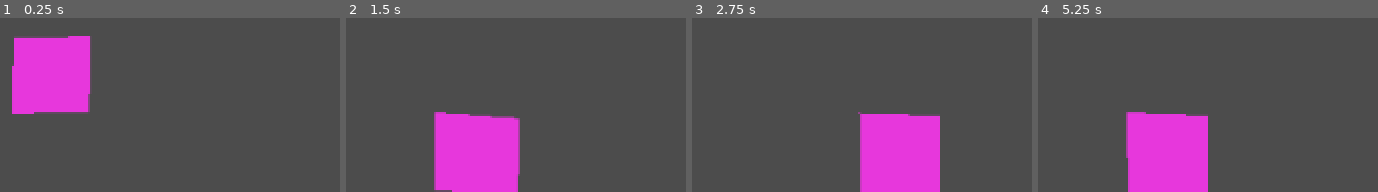
Above: before the commit, frames 1-4 (left to right).
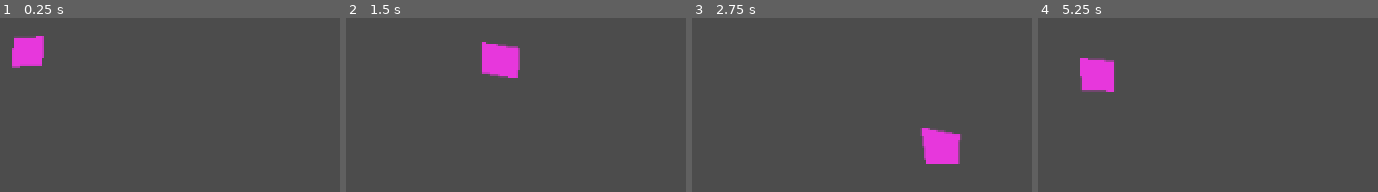
Above: after the commit, the same moments.

Repository: sustainablelab/eat-and-poop
Game: Godot game, scene res://scenes/Player.tscn
Same seed, same stepped clock (60 frames per second), same inputs: the game is played once before the commit and once after it. The project has no main scene, so this scene is started directly.
Inputs:
- Up to frame 1 (0.25 s): no input
- Up to frame 2 (1.5 s): tap Enter at 0.5 s; hold Right (ui_right) 0.53-1.28 s; hold Down (ui_down) from 1.28 s (still down)
- Up to frame 3 (2.75 s): release Down (ui_down) at 2.03 s; hold Right (ui_right) from 2.03 s (still down)
- Up to frame 4 (5.25 s): release Right (ui_right) at 2.78 s; hold Up (ui_up) 2.78-3.53 s; hold Left (ui_left) 3.53-5.03 s; hold Down (ui_down) from 5.03 s (still down)

The runs differ from the first frame. In frame 1, 8.6% of the frame differs, in the area x 3-27%, y 10-56%; in frame 2, 13%, in the area x 25-52%, y 13-100%; in frame 3, 11%; in frame 4, 13%.

Commit message:
Movement continues as long as joystick/arrow is pressed

Diff:
--- a/scripts/Block.gd
+++ b/scripts/Block.gd
@@ -14,6 +14,7 @@
 # Time it takes to move in seconds
 # TODO: decrease speed as the player gets bigger
 var speed: float = 0.2 # bigger number = slower
+# self.speed = grid.size / 200.0
 var wobble_period: float = 0.01 # bigger number = slower
 
 # growth_shrink_amount sets how much to grow/shrink by: 0 == no growth
@@ -47,7 +48,7 @@
 	# Dividing by grid.size exaggerates wobbles for smaller grids
 	# which is good for overcoming truncation to pixel number.
 	GROW_SHRINK_AMOUNT = 0.5 / grid.size
-	GROW_SHRINK_AMOUNT_WHILE_MOVING = GROW_SHRINK_AMOUNT * 3
+	GROW_SHRINK_AMOUNT_WHILE_MOVING = GROW_SHRINK_AMOUNT * 3.0
 	# max_growth = grid.size * (1 + GROW_SHRINK_AMOUNT)
 	# max_shrink = grid.size * (1 - GROW_SHRINK_AMOUNT)
 	# Player's shape deviates with a wobbly effecet.
@@ -61,10 +62,13 @@
 	var _ret: int
 	_ret = smooth_move.connect("tween_started", self, "_on_smooth_move_started")
 	_ret = smooth_move.connect("tween_completed", self, "_on_smooth_move_completed")
-
+	# TODO: decrease speed as the player gets bigger
 
 # Animate the wobble effect.
 # Use `delta_sum` to detect when a wobble period elapses.
+# TODO: maybe replace this solution with a timer-based? Any
+# noticeable difference?
+# https://docs.godotengine.org/en/stable/getting_started/workflow/best_practices/godot_notifications.html
 var delta_sum: float = 0
 # `delta` is time elapsed since `_process()` was last called.
 # `delta` is fed to me from under the hood.
--- a/scripts/Grid.gd
+++ b/scripts/Grid.gd
@@ -1,4 +1,4 @@
 class_name Grid
 extends Node
 
-var size: int = 50
+var size: int = 20
--- a/scripts/Player.gd
+++ b/scripts/Player.gd
@@ -3,6 +3,10 @@
 
 # I don't need to use the editor to add `Block` as a child node
 # of `Player`. I do this in the code instead!
+
+# Track whether the player is in the middle of a moving animation.
+var is_moving: bool = false
+
 # Create a player. Add node in `_ready()` with `add_child(player)`.
 onready var player: Block = Block.new()
 
@@ -20,10 +24,15 @@
 	player.top_left = Vector2(x,y)
 	# Set player's color (set in the editor: Player - Inspector)
 	player.color = color
+	# Detect tween start/stop to ignore inputs while moving.
+	# (`connect()` returns 0: throw away return value in a '_var')
+	var _ret: int
+	_ret = player.smooth_move.connect("tween_started", self, "_on_smooth_move_started")
+	_ret = player.smooth_move.connect("tween_completed", self, "_on_smooth_move_completed")
 
-# ---------------------------------------
-# | Move player based on keyboard input |
-# ---------------------------------------
+# ------------------------------------------------
+# | Move player based on keyboard/joystick input |
+# ------------------------------------------------
 
 # Assign a direction to each arrow press.
 var ui_inputs = {
@@ -33,8 +42,35 @@
 	"ui_down":  Vector2.DOWN,
 	}
 
-# Call one move per arrow press.
-func _unhandled_input(event):
-	for arrow in ui_inputs.keys():
-		if event.is_action_pressed(arrow):
-			player.move(ui_inputs[arrow])
+# Call one move per arrow press. Event based.
+# One move per press is undesirable.
+# TODO: difference between unhandled_input and input?
+# func _input(event):
+# func _unhandled_input(event):
+# 	print(event.as_text())
+# 	for arrow in ui_inputs.keys():
+# 		if event.is_action_pressed(arrow):
+# 			player.move(ui_inputs[arrow])
+
+# Move while key is pressed. Polling based.
+# Neat but undesirable affect that Tween does not start until release.
+# func _process(_delta):
+# 	for arrow in ui_inputs.keys():
+# 		if Input.is_action_pressed(arrow):
+# 			player.move(ui_inputs[arrow])
+
+
+# Track when the movement tween animation is happening.
+func _on_smooth_move_started(_object, _key): # _vars are unused
+	self.is_moving = true
+
+func _on_smooth_move_completed(_object, _key): # _vars are unused
+	self.is_moving = false
+
+
+func _process(_delta):
+	# Ignore events while Tween animates player moving.
+	if not is_moving:
+		for arrow in ui_inputs.keys():
+			if Input.is_action_pressed(arrow):
+				player.move(ui_inputs[arrow])
